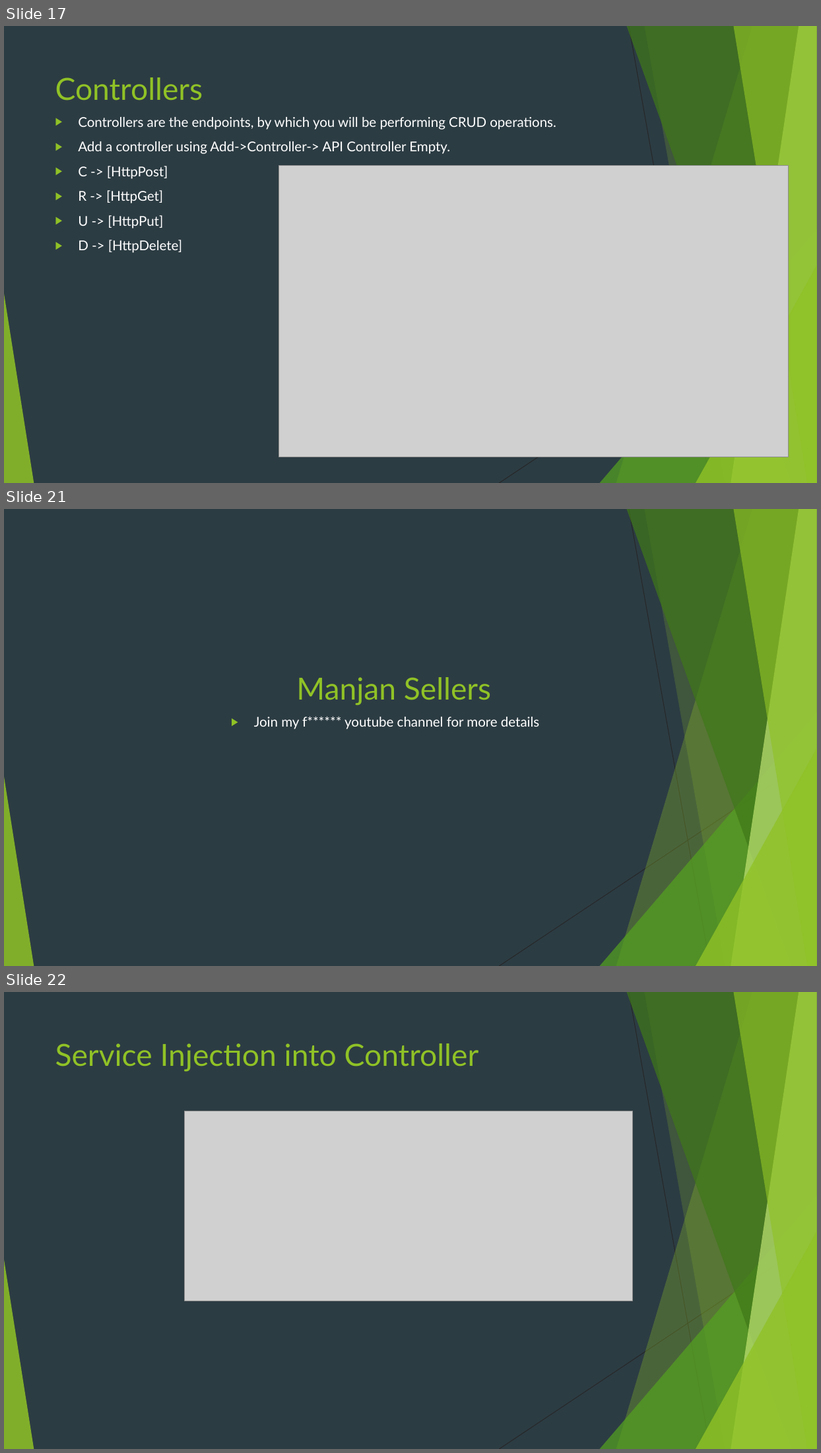
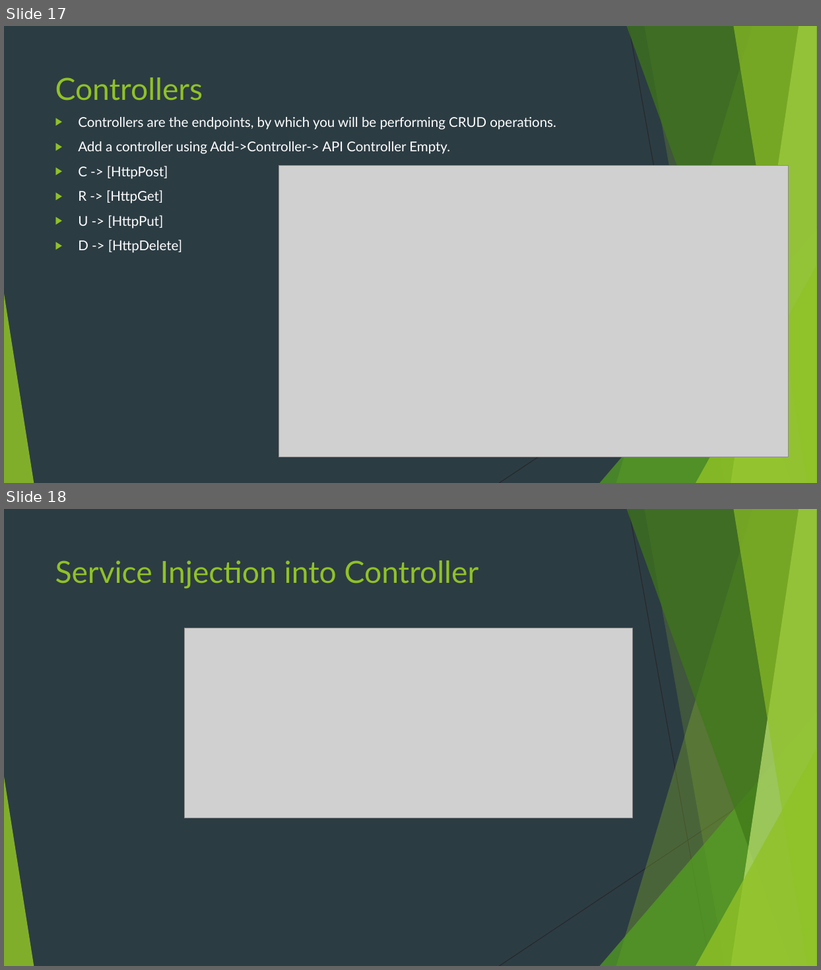
Before and after one commit to HaseebAhmed49/TaskManagement-WebAPI, a slide deck: TaskManagement-WebAPI/WebAPI.pptx. Shown one above the other, each under a label of ours: slides 17, 21 and 22 before the commit, slides 17 and 18 after it; the slides between them are not shown. The pictures are 821x1453 and 821x970 pixels, drawn with LibreOffice and Linux fonts; fonts in the diff are those of the drawing; grey boxes stand for pictures. Boxes give left, top, right and bottom in pixels: in the first picture for what was removed or moved away, otherwise in the second. Text is boxed around its words. In the diff, an @@ line names an element or a change of style, - is before the commit and + after.

```diff
--- a/TaskManagement-WebAPI/WebAPI.pptx
+++ b/TaskManagement-WebAPI/WebAPI.pptx
@@ slide 21 removed at box(4, 509, 817, 966), background #2C3C43; not listed: 10 template elements that a slide beside it also shows @@
@@ title removed at box(296, 677, 491, 706) @@
-Manjan Sellers
@@ text removed at box(254, 716, 539, 729) @@
-▶ Join my f****** youtube channel for more details
@@ what was slide 22 is now slide 18 @@
```
Also in this commit, not shown: 1 slide changed, 3 other slides removed.
